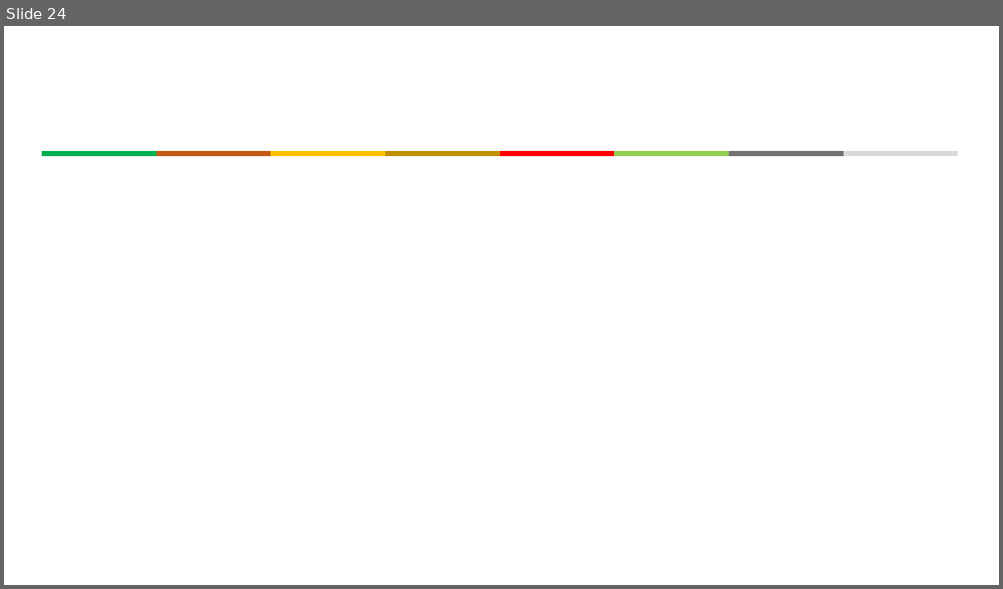
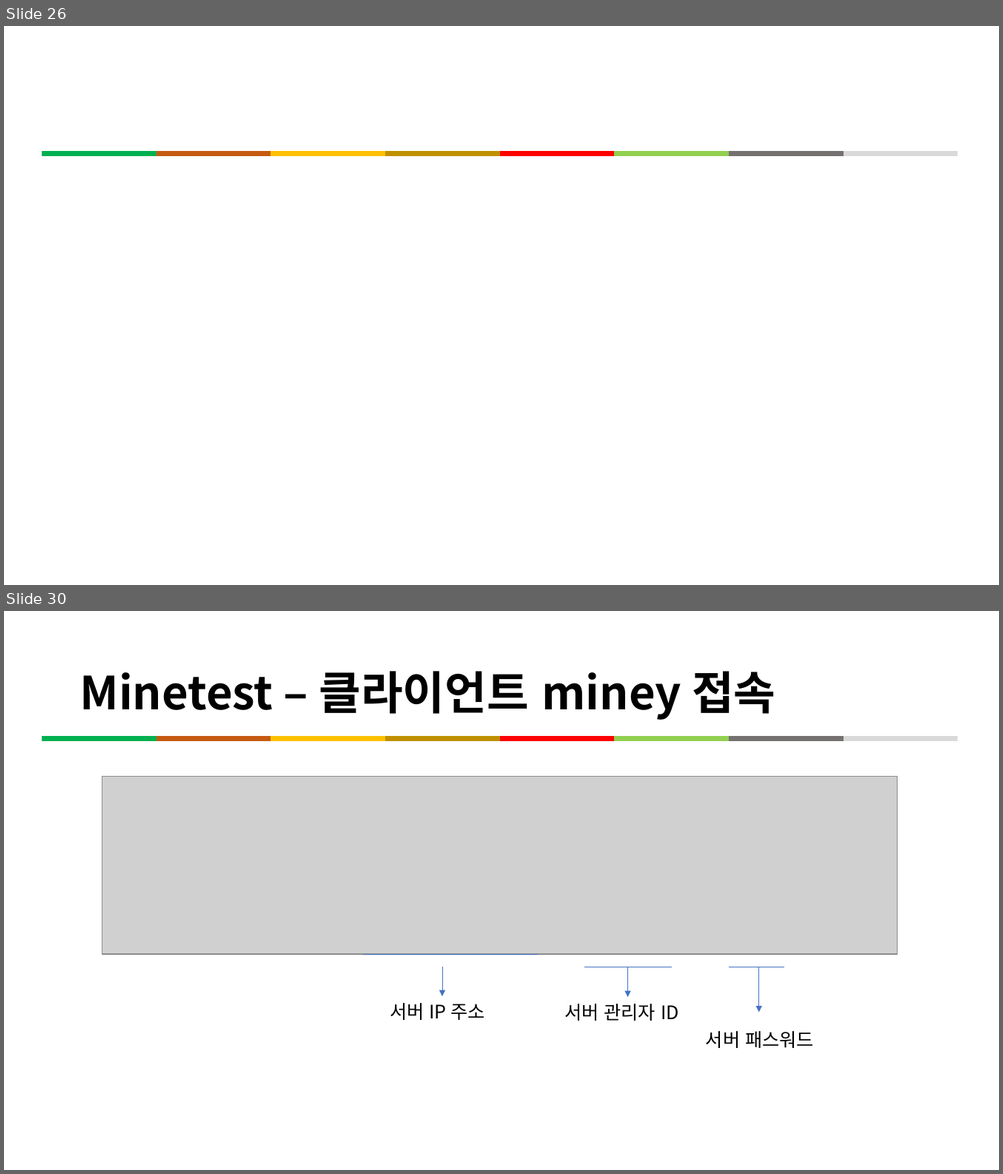
Before and after one commit to kig2929kig/minetest, a slide deck: Minetest와 함께하는 프로그래밍 입문.pptx. Shown one above the other, each under a label of ours: slide 24 before the commit, slides 26 and 30 after it; the slides between them are not shown. The pictures are 1003x589 and 1003x1174 pixels, drawn with LibreOffice and Linux fonts; fonts in the diff are those of the drawing; grey boxes stand for pictures. Boxes give left, top, right and bottom in pixels: in the first picture for what was removed or moved away, otherwise in the second. Text is boxed around its words. In the diff, an @@ line names an element or a change of style, - is before the commit and + after.

```diff
--- a/Minetest와 함께하는 프로그래밍 입문.pptx
+++ b/Minetest와 함께하는 프로그래밍 입문.pptx
@@ slide 30 added at box(4, 611, 999, 1170), background #FFFFFF @@
@@ title added at box(79, 671, 775, 720), 44 pt, text #000000, bold @@
+Minetest – 클라이언트 miney 접속
@@ line added from (42, 738) to (156, 738), #00B050 4.5 pt @@
@@ line added from (156, 738) to (271, 738), #C55A11 4.5 pt @@
@@ line added from (271, 738) to (385, 738), #FFC000 4.5 pt @@
@@ line added from (385, 738) to (499, 738), #BF9000 4.5 pt @@
@@ line added from (499, 738) to (614, 738), #FF0000 4.5 pt @@
@@ line added from (614, 738) to (728, 738), #92D050 4.5 pt @@
@@ line added from (728, 738) to (843, 738), #767171 4.5 pt @@
@@ line added from (843, 738) to (958, 738), #D9D9D9 4.5 pt @@
@@ picture added at box(102, 777, 897, 954) @@
@@ line added from (363, 954) to (538, 954), #4472C4 0.5 pt @@
@@ arrow added from (442, 967) to (442, 997), #4472C4 0.5 pt @@
@@ line added from (583, 967) to (671, 967), #4472C4 0.5 pt @@
@@ arrow added from (628, 967) to (628, 997), #4472C4 0.5 pt @@
@@ line added from (728, 967) to (784, 967), #4472C4 0.5 pt @@
@@ arrow added from (759, 967) to (759, 1012), #4472C4 0.5 pt @@
@@ text added at box(390, 1003, 485, 1020), 18 pt, text #000000 @@
+서버 IP 주소
@@ text added at box(564, 1004, 679, 1021), 18 pt, text #000000 @@
+서버 관리자 ID
@@ text added at box(706, 1031, 814, 1048), 18 pt, text #000000 @@
+서버 패스워드
@@ what was slide 24 is now slide 26 @@
```
Also in this commit, not shown: 3 slides changed, 5 other slides added, 3 slides removed.
